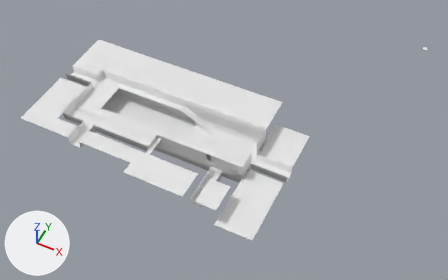
Before and after pictures for a commit that changed the OBJ model Ods217/Assets/Level_Data/lvl_DerelictShip/Meshes/lvl_shipLongRoomTop.obj.
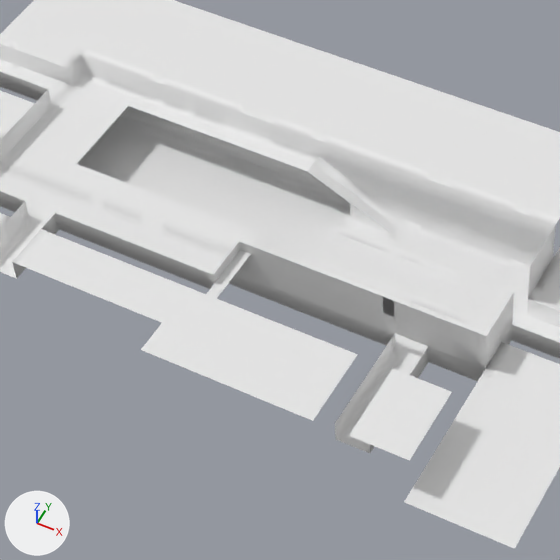
Each version is shown whole from a 50 mm camera at (72.6, -93.4, 113.3) aimed at (24.3, 3.1, -7.3), then close up on the part from 17% to 60% of the width and 18% to 87% of the height. Lighting does not change. The marker at lower left points along +X, +Y and +Z. Where no turn or scale is listed for an object, it has been applied to the vertices. Vertices at the same position are counted once.
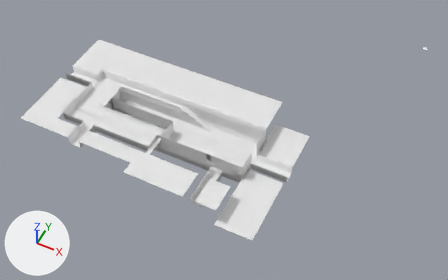
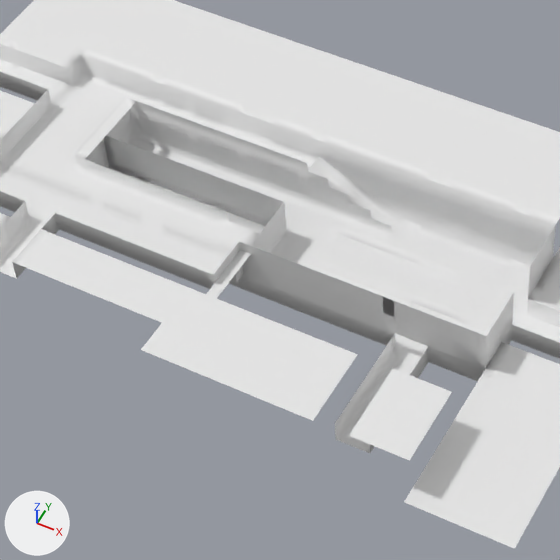
The edits, one by one:
me_default is used by ob_default; location (0.0, 0.0, 0.0).
me_default had 2744 vertices, 4902 faces and spanned x -17.0..63.0, y -27.0..54.0, z -3.0..6.0.
me_default now has 2994 vertices, 5404 faces and spans x -17.0..63.0, y -27.0..54.0, z -3.0..6.0.
Part 1, on me_default:
5 vertices are removed from x 20.0..24.0, y -5.0, z 0.0.
36 faces are deleted.
16 vertices are added at x -3.0..21.0, y -14.0..-3.0, z 0.0..5.0.
96 new vertices lie (0.0, 0.0, 1.0) away from vertices in x -3.0..23.0, y -13.0..-2.0, z 0.0..4.0.
55 new vertices lie (0.0, 0.0, 1.0) away from vertices in x -3.0..21.0, y -12.0..-2.0, z 1.0.
53 new vertices lie (0.0, 0.0, 1.0) away from vertices in x -3.0..17.0, y -12.0..-2.0, z 2.0.
22 new vertices lie (0.0, 0.0, 1.0) away from vertices in x -2.0..17.0, y -9.0..-2.0, z 3.0.
8 new vertices lie (0.0, 0.0, -1.0) away from vertices in x 13.0..15.0, y -12.0..-6.0, z 0.0.
5 new vertices lie (1.0, 0.0, 0.0) away from vertices in x -3.0, y -8.0..-4.0, z 5.0.
538 new faces join them.

Location of each change, [x1, y1, x2, y2] in pixels of the close-ups (560 x 560 px):
part 1 of me_default, built on: before [329, 203, 467, 327]; after [75, 98, 467, 327]
